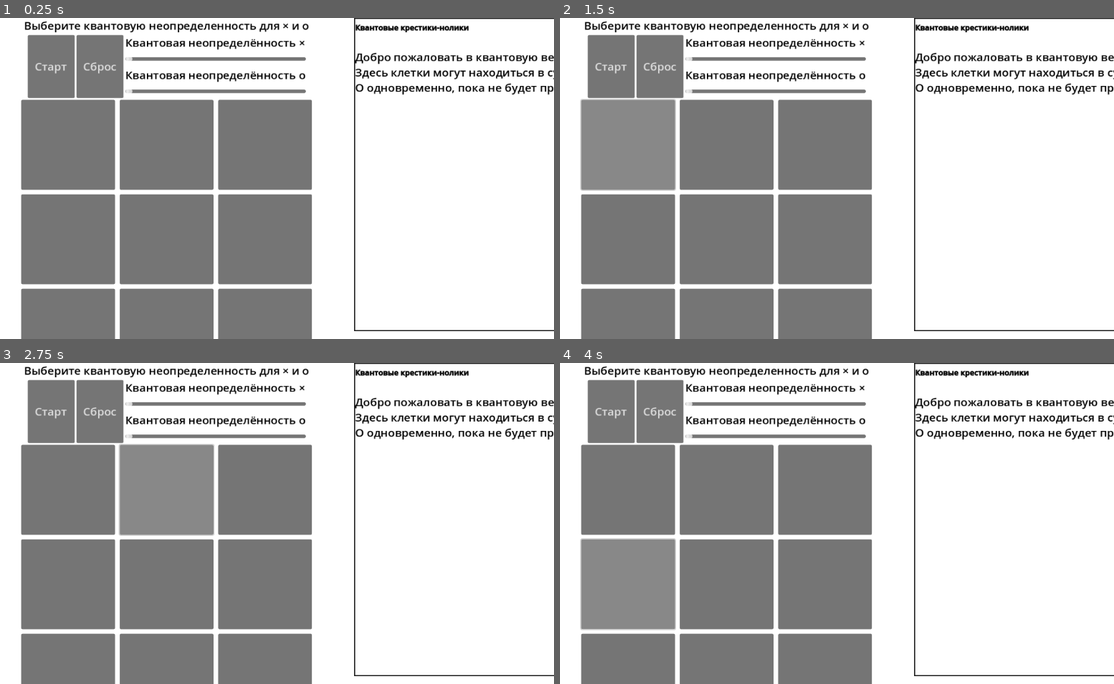
Above: before the commit, frames 1-4 (two rows, left to right).
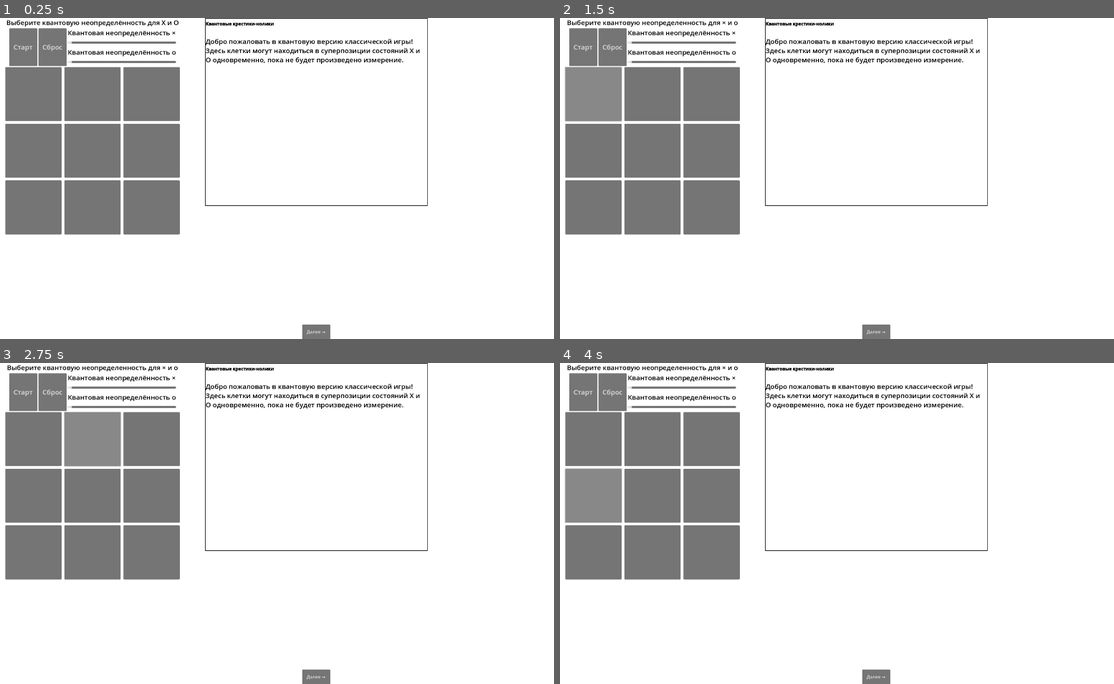
Above: after the commit, the same moments.

Repository: O4EHbKPYTON/TicTacToe
Game: Godot game, scene res://node.tscn
The game is run twice, just before and just after one commit, with the same random seed, the same clock (stepped at 60 frames per second) and the same inputs. After the commit the project has no main scene; this scene is started directly in both runs.
Inputs (mouse positions are in pixels of both pictures, inside the frame that each line leads up to; where the layout moved, square brackets give the same spot in the first picture):
- Up to frame 1 (0.25 s): no input
- Up to frame 2 (1.5 s): click "Сброс" at 0.5 s; click (593, 95) [626, 146] at 1.25 s
- Up to frame 3 (2.75 s): click (94, 440) [166, 491] at 2 s
- Up to frame 4 (4 s): click (709, 440) [825, 491] at 2.75 s; click (593, 494) [626, 584] at 3.5 s

The runs differ from the first frame. In frame 1, 37% of the frame differs, in the area x 0-100%, y 0-100%; in frame 2, 37%; in frame 3, 37%; in frame 4, 37%.
Error after the commit: Invalid access to property or key 'request_completed' on a base object of type 'null instance'. (res://Control.gd:126)

Commit message:
Рефакторинг кода
Осталось доработать вызов run_quantum.

Diff:
--- a/node.gd
+++ b/node.gd
@@ -108,9 +108,9 @@
 		return
 
 	var response_data: Dictionary = json.get_data()
-	var symbol: String = response_data.get("result", "")
-
-	if symbol.is_empty():
+	var player: String = response_data.get("result", "")
+
+	if player.is_empty():
 		update_info_label("Invalid quantum result")
 		return
 
@@ -126,11 +126,11 @@
 		return
 
 	# Update the game state
-	pressed_button.text = symbol
-	moves.append(symbol)
+	pressed_button.text = player
+	moves.append(player)
 
 	if check_win():
-		update_info_label("%s won the game!" % symbol)
+		update_info_label("%s won the game!" % player)
 		game_started = false
 	elif moves.size() == BOARD_SIZE * BOARD_SIZE:
 		update_info_label("Draw!")
--- a/node.tscn
+++ b/node.tscn
@@ -1,7 +1,6 @@
-[gd_scene load_steps=14 format=3 uid="uid://dauvnhna4c3q8"]
+[gd_scene load_steps=13 format=3 uid="uid://dms825umkk5fg"]
 
 [ext_resource type="Script" uid="uid://eajprkg16yhu" path="res://Control.gd" id="1_sy5k4"]
-[ext_resource type="Script" uid="uid://dwf5dehit82ww" path="res://quantum_request.gd" id="2_e2u21"]
 [ext_resource type="Script" uid="uid://cv47rmaqn0mgm" path="res://right_formula_v_box.gd" id="2_j2q8x"]
 [ext_resource type="Script" uid="uid://bkfe5wk841amk" path="res://center_bloch_v_box.gd" id="3_bss38"]
 [ext_resource type="Script" uid="uid://cktkumlx3i20r" path="res://bloch_sphere.gd" id="3_tda05"]
@@ -253,7 +252,3 @@
 [node name="InputController" type="Node" parent="ColorRect/Bloch3DContainer/SubViewport/Bloch3DScene/RotationController"]
 
 [node name="TweenManager" type="Node" parent="ColorRect/Bloch3DContainer/SubViewport/Bloch3DScene"]
-
-[node name="QuantumRequest" type="HTTPRequest" parent="ColorRect"]
-unique_name_in_owner = true
-script = ExtResource("2_e2u21")
--- a/project.godot
+++ b/project.godot
@@ -11,10 +11,14 @@
 [application]
 
 config/name="Quantum"
-run/main_scene="res://node.tscn"
 config/features=PackedStringArray("4.4", "Forward Plus")
 config/icon="res://icon.svg"
 
 [autoload]
 
-global="*res://globals.gd"
+global="*res://autoload/globals.gd"
+
+[display]
+
+window/size/viewport_width=1920
+window/size/viewport_height=1080
--- a/quantum_request.gd
+++ /dev/null
@@ -1 +0,0 @@
-extends HTTPRequest
--- /dev/null
+++ b/tictactoe/q_tic_tac_toe.gd
@@ -0,0 +1,148 @@
+extends Control
+
+@onready var quantum_network: Node = %QuantumNetwork
+@onready var info_label: Label = %InfoLabel
+
+@onready var start_button: Button = %StartButton
+@onready var reset_button: Button = %ResetButton
+@onready var x_slider: HSlider = %XSlider
+@onready var o_slider: HSlider = %OSlider
+@onready var game_grid: GridContainer = %GameGrid
+
+const BOARD_SIZE := 3
+var cells: Array[Button] = []
+var moves: Array[String] = []
+var game_started: bool = false
+var current_player: String = "×"
+var quantum_params: Dictionary = {"q×": 0.0, "qo": 0.0}
+
+func _ready() -> void:
+	start_ttt()
+
+func start_ttt() -> void:
+	game_grid.columns = BOARD_SIZE
+	cells.clear()
+	for child in game_grid.get_children():
+		child.queue_free()
+	for i in range(BOARD_SIZE * BOARD_SIZE):
+		var button := Button.new()
+		button.name = "Cell_%d" % i
+		button.size_flags_horizontal = Control.SIZE_EXPAND_FILL
+		button.size_flags_vertical = Control.SIZE_EXPAND_FILL
+		button.custom_minimum_size = Vector2(200, 200)
+		button.pressed.connect(_on_cell_pressed.bind(button))
+		game_grid.add_child(button)
+		cells.append(button)
+
+	start_button.pressed.connect(_on_start_button_pressed)
+	reset_button.pressed.connect(_on_reset_button_pressed)
+	x_slider.value_changed.connect(_on_x_slider_changed)
+	o_slider.value_changed.connect(_on_o_slider_changed)
+
+	# Подключение сигнала от quantum_network
+	if not quantum_network.is_connected("quantum_response", Callable(self, "_on_quantum_response")):
+		quantum_network.connect("quantum_response", Callable(self, "_on_quantum_response"))
+
+	update_info_label("Выберите квантовую неопределенность для × и o")
+
+func update_info_label(text: String) -> void:
+	info_label.text = text
+
+func _on_quantum_response(player: String, cell_index: int) -> void:
+	for cell in cells:
+		cell.disabled = false
+
+	if cell_index >= 0 and cell_index < cells.size():
+		cells[cell_index].text = player
+		moves.append(player)
+
+		if check_win():
+			update_info_label("%s выиграл игру!" % player)
+			game_started = false
+		elif moves.size() == BOARD_SIZE * BOARD_SIZE:
+			update_info_label("Ничья!")
+			game_started = false
+		else:
+			current_player = "o" if current_player == "×" else "×"
+			update_info_label("Ход %s" % current_player)
+	else:
+		update_info_label("Неверный индекс ячейки")
+
+func _on_quantum_error(message: String) -> void:
+	for cell in cells:
+		cell.disabled = false
+	update_info_label(message)
+
+func _on_start_button_pressed() -> void:
+	if not game_started:
+		game_started = true
+		current_player = "×"
+		update_info_label("Ход ×")
+
+func _on_reset_button_pressed() -> void:
+	game_started = false
+	moves.clear()
+	current_player = "×"
+	quantum_params["q×"] = 0.0
+	quantum_params["qo"] = 0.0
+	x_slider.value = 0.0
+	o_slider.value = 0.0
+
+	for button in cells:
+		button.text = ""
+		button.disabled = false
+
+	update_info_label("Выберите квантовую неопределенность для × и o")
+
+func _on_x_slider_changed(value: float) -> void:
+	quantum_params["q×"] = value
+	update_info_label("Квантовая неопределенность в × = %.1f" % value)
+
+func _on_o_slider_changed(value: float) -> void:
+	quantum_params["qo"] = value
+	update_info_label("Квантовая неопределенность в o = %.1f" % value)
+
+func _on_cell_pressed(button: Button) -> void:
+	if not game_started or button.text != "":
+		return
+	var power: float = 1.0 + quantum_params["q×"] if current_player == "×" else quantum_params["qo"]
+	var cell_index := cells.find(button)
+	for cell in cells:
+		cell.disabled = true
+	print("Отправка запроса:", current_player, power, cell_index)
+	quantum_network.send_quantum_request(current_player, power, cell_index)
+
+func check_win() -> bool:
+	for i in range(BOARD_SIZE):
+		var row := []
+		for j in range(BOARD_SIZE):
+			row.append(cells[i * BOARD_SIZE + j])
+		if row.all(func(cell): return cell.text == row[0].text and cell.text != ""):
+			highlight_winning_cells(row)
+			return true
+
+		var col := []
+		for j in range(BOARD_SIZE):
+			col.append(cells[j * BOARD_SIZE + i])
+		if col.all(func(cell): return cell.text == col[0].text and cell.text != ""):
+			highlight_winning_cells(col)
+			return true
+
+	var diag1 := []
+	var diag2 := []
+	for i in range(BOARD_SIZE):
+		diag1.append(cells[i * BOARD_SIZE + i])
+		diag2.append(cells[i * BOARD_SIZE + (BOARD_SIZE - i - 1)])
+	if diag1.all(func(cell): return cell.text == diag1[0].text and cell.text != ""):
+		highlight_winning_cells(diag1)
+		return true
+	if diag2.all(func(cell): return cell.text == diag2[0].text and cell.text != ""):
+		highlight_winning_cells(diag2)
+		return true
+
+	return false
+
+
+func highlight_winning_cells(winning_cells: Array) -> void:
+	for cell in winning_cells:
+		cell.add_theme_color_override("font_color", Color.RED)
--- /dev/null
+++ b/tictactoe/q_tic_tac_toe.tscn
@@ -0,0 +1,143 @@
+[gd_scene load_steps=3 format=3 uid="uid://b6wcppecnenft"]
+
+[ext_resource type="Script" uid="uid://betx75a3ncicl" path="res://tictactoe/q_tic_tac_toe.gd" id="1_alybm"]
+[ext_resource type="Script" uid="uid://2f2e1b0wvbvu" path="res://tictactoe/quantum_network.gd" id="2_kp2bb"]
+
+[node name="QTicTacToe" type="Control"]
+layout_mode = 3
+anchors_preset = 0
+offset_right = 1920.0
+offset_bottom = 1080.0
+size_flags_horizontal = 3
+size_flags_vertical = 3
+script = ExtResource("1_alybm")
+
+[node name="UI" type="Control" parent="."]
+anchors_preset = 0
+offset_right = 40.0
+offset_bottom = 40.0
+
+[node name="ColorRect" type="ColorRect" parent="UI"]
+custom_minimum_size = Vector2(1920, 1080)
+layout_mode = 1
+offset_right = 1920.0
+offset_bottom = 1080.0
+color = Color(0.497474, 0.497474, 0.497474, 1)
+
+[node name="Screen" type="VBoxContainer" parent="UI"]
+layout_mode = 1
+offset_right = 1920.0
+offset_bottom = 1080.0
+
+[node name="InfoLabel" type="Label" parent="UI/Screen"]
+unique_name_in_owner = true
+custom_minimum_size = Vector2(1920, 40)
+layout_mode = 2
+size_flags_horizontal = 4
+theme_override_colors/font_color = Color(0, 0, 0, 1)
+theme_override_font_sizes/font_size = 24
+text = "Квантовые крестики-нолики"
+horizontal_alignment = 1
+vertical_alignment = 1
+
+[node name="MainHBox" type="HBoxContainer" parent="UI/Screen"]
+layout_mode = 2
+size_flags_vertical = 3
+
+[node name="LeftPart" type="Control" parent="UI/Screen/MainHBox"]
+custom_minimum_size = Vector2(500, 0)
+layout_mode = 2
+size_flags_horizontal = 2
+
+[node name="VBoxContainer" type="VBoxContainer" parent="UI/Screen/MainHBox"]
+layout_mode = 2
+
+[node name="TTTInterface" type="VBoxContainer" parent="UI/Screen/MainHBox/VBoxContainer"]
+unique_name_in_owner = true
+layout_mode = 2
+size_flags_horizontal = 6
+size_flags_vertical = 0
+
+[node name="ControlPanel" type="HBoxContainer" parent="UI/Screen/MainHBox/VBoxContainer/TTTInterface"]
+layout_mode = 2
+size_flags_horizontal = 4
+
+[node name="ButtonPanel" type="HBoxContainer" parent="UI/Screen/MainHBox/VBoxContainer/TTTInterface/ControlPanel"]
+custom_minimum_size = Vector2(150, 100)
+layout_mode = 2
+
+[node name="StartButton" type="Button" parent="UI/Screen/MainHBox/VBoxContainer/TTTInterface/ControlPanel/ButtonPanel"]
+unique_name_in_owner = true
+custom_minimum_size = Vector2(100, 0)
+layout_mode = 2
+theme_override_font_sizes/font_size = 24
+text = "Старт"
+
+[node name="ResetButton" type="Button" parent="UI/Screen/MainHBox/VBoxContainer/TTTInterface/ControlPanel/ButtonPanel"]
+unique_name_in_owner = true
+custom_minimum_size = Vector2(100, 0)
+layout_mode = 2
+theme_override_font_sizes/font_size = 24
+text = "Сброс"
+
+[node name="QuantumPanel" type="VBoxContainer" parent="UI/Screen/MainHBox/VBoxContainer/TTTInterface/ControlPanel"]
+layout_mode = 2
+
+[node name="XLabel" type="Label" parent="UI/Screen/MainHBox/VBoxContainer/TTTInterface/ControlPanel/QuantumPanel"]
+layout_mode = 2
+theme_override_colors/font_color = Color(0, 0, 0, 1)
+theme_override_font_sizes/font_size = 24
+text = "Квантовая неопределённость ×"
+
+[node name="XSlider" type="HSlider" parent="UI/Screen/MainHBox/VBoxContainer/TTTInterface/ControlPanel/QuantumPanel"]
+unique_name_in_owner = true
+custom_minimum_size = Vector2(0, 30)
+layout_mode = 2
+max_value = 1.0
+step = 0.1
+
+[node name="OLabel" type="Label" parent="UI/Screen/MainHBox/VBoxContainer/TTTInterface/ControlPanel/QuantumPanel"]
+layout_mode = 2
+theme_override_colors/font_color = Color(0, 0, 0, 1)
+theme_override_font_sizes/font_size = 24
+text = "Квантовая неопределённость o"
+
+[node name="OSlider" type="HSlider" parent="UI/Screen/MainHBox/VBoxContainer/TTTInterface/ControlPanel/QuantumPanel"]
+unique_name_in_owner = true
+custom_minimum_size = Vector2(0, 30)
+layout_mode = 2
+max_value = 1.0
+step = 0.1
+
+[node name="GameGrid" type="GridContainer" parent="UI/Screen/MainHBox/VBoxContainer/TTTInterface"]
+unique_name_in_owner = true
+layout_mode = 2
+theme_override_constants/h_separation = 10
+theme_override_constants/v_separation = 10
+columns = 3
+
+[node name="DownPart" type="Control" parent="UI/Screen/MainHBox/VBoxContainer"]
+custom_minimum_size = Vector2(500, 150)
+layout_mode = 2
+size_flags_horizontal = 3
+
+[node name="RightPart" type="Control" parent="UI/Screen/MainHBox"]
+custom_minimum_size = Vector2(500, 0)
+layout_mode = 2
+size_flags_horizontal = 10
+
+[node name="QuantumNetwork" type="Node" parent="."]
+unique_name_in_owner = true
+script = ExtResource("2_kp2bb")
+
+[node name="DEBUGLabel" type="Label" parent="QuantumNetwork"]
+unique_name_in_owner = true
+anchors_preset = 12
+anchor_top = 1.0
+anchor_right = 1.0
+anchor_bottom = 1.0
+offset_top = -23.0
+grow_horizontal = 2
+grow_vertical = 0
+
+[node name="HTTPRequest" type="HTTPRequest" parent="QuantumNetwork"]
--- /dev/null
+++ b/tictactoe/quantum_network.gd
@@ -0,0 +1,42 @@
+extends Node
+
+signal quantum_response(success: bool, player: String, cell_index: int)
+
+const SERVER_URL := "http://127.0.0.1:8000/run-cirq"
+
+@onready var quantum_request: HTTPRequest = HTTPRequest.new()
+@onready var debug_label: Label = %DEBUGLabel
+
+func _ready() -> void:
+	add_child(quantum_request)
+	quantum_request.request_completed.connect(_on_http_request_completed)
+
+func send_quantum_request(player: String, power: float, cell_index: int) -> void:
+	var request_data := {
+		"qubit_name": player,
+		"power": power,
+		"cell_index": cell_index
+	}
+	var json_string := JSON.stringify(request_data)
+	var headers := ["Content-Type: application/json"]
+	quantum_request.request(SERVER_URL, headers, HTTPClient.METHOD_POST, json_string)
+	emit_signal("quantum_response", player, cell_index)
+
+func _on_http_request_completed(result, response_code, headers, body) -> void:
+	if result != HTTPRequest.RESULT_SUCCESS:
+		emit_signal("quantum_error", "Ошибка подключения к run_quantum.py")
+		return
+
+	var json := JSON.new()
+	if json.parse(body.get_string_from_utf8()) != OK:
+		emit_signal("quantum_error", "Ошибка при анализе квантового результата")
+		return
+
+	var response_data: Dictionary = json.get_data()
+	var player: String = response_data.get("result", "")
+	var cell_index: int = response_data.get("cell_index", -1)
+
+	if player.is_empty() or cell_index == -1:
+		debug_label.text = "error"
+	else:
+		debug_label.text = "response"
Renamed: globals.gd -> autoload/globals.gd
Renamed: globals.gd.uid -> autoload/globals.gd.uid
Not shown, removed: quantum_request.gd.uid
Not shown, added: tictactoe/q_tic_tac_toe.gd.uid
Not shown, added: tictactoe/quantum_network.gd.uid
Empty file added: tictactoe/run_quantum.gd
Not shown, added: tictactoe/run_quantum.gd.uid
